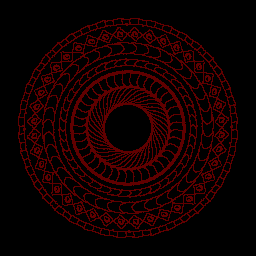
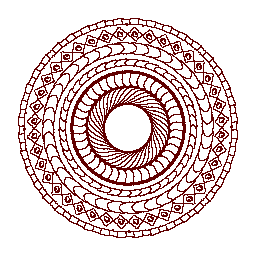
The second 256x256 image is a revision of the first. Changes to its layers:
painted on "Ebene 1" over bbox(0, 0, 256, 256)
hid "Background", painted on it over bbox(0, 0, 256, 256)
